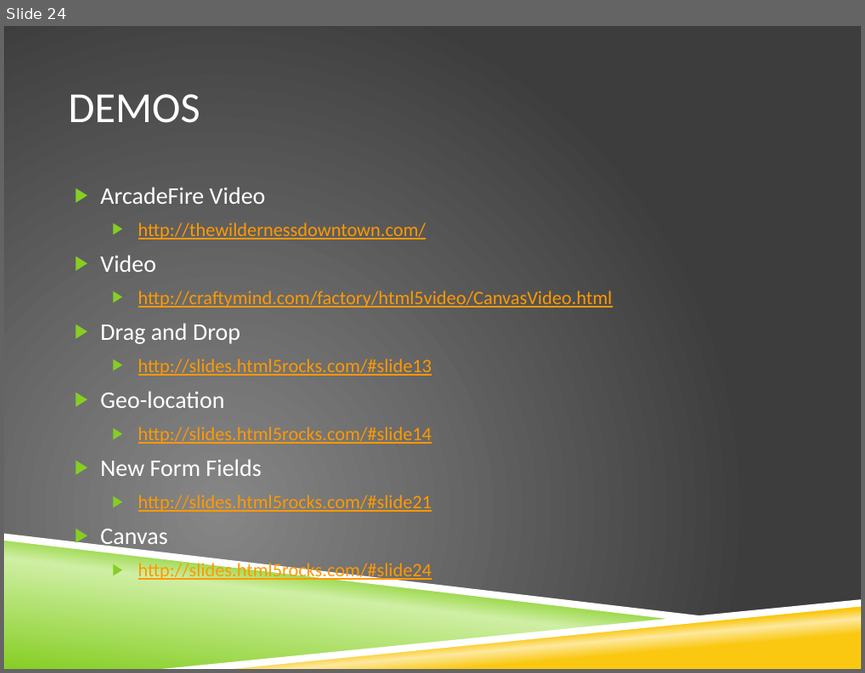
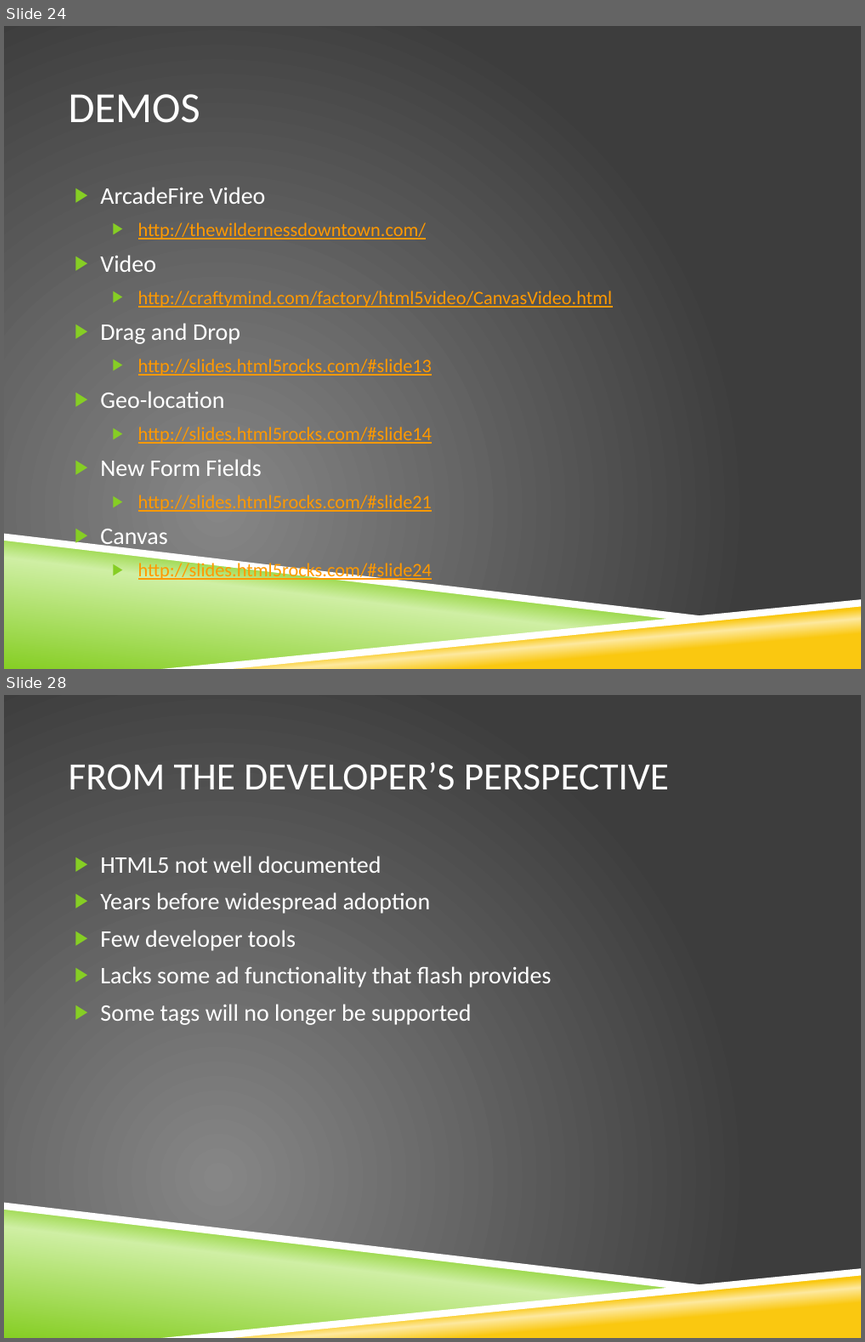
Before and after one commit to richardallred/523RPG, a slide deck: HTML 5.pptx. Shown one above the other, each under a label of ours: slide 24 before the commit, slides 24 and 28 after it; the slides between them are not shown. The pictures are 865x673 and 865x1342 pixels, drawn with LibreOffice and Linux fonts; fonts in the diff are those of the drawing; background and template pictures are left out. Boxes give left, top, right and bottom in pixels: in the first picture for what was removed or moved away, otherwise in the second. Text is boxed around its words. In the diff, an @@ line names an element or a change of style, - is before the commit and + after.

```diff
--- a/HTML 5.pptx
+++ b/HTML 5.pptx
@@ slide 28 added at box(4, 695, 861, 1338), background picture (left out); not listed: 4 template elements that a slide beside it also shows @@
@@ title added at box(69, 762, 669, 790), 32.4 pt, text #FFFFFF @@
+FROM THE DEVELOPER’S PERSPECTIVE
@@ text added at box(100, 856, 551, 1025), 20 pt, text #FFFFFF @@
+▶ HTML5 not well documented
+▶ Years before widespread adoption
+▶ Few developer tools
+▶ Lacks some ad functionality that flash provides
+▶ Some tags will no longer be supported
```
Also in this commit, not shown: 1 slide changed, 4 other slides added.
